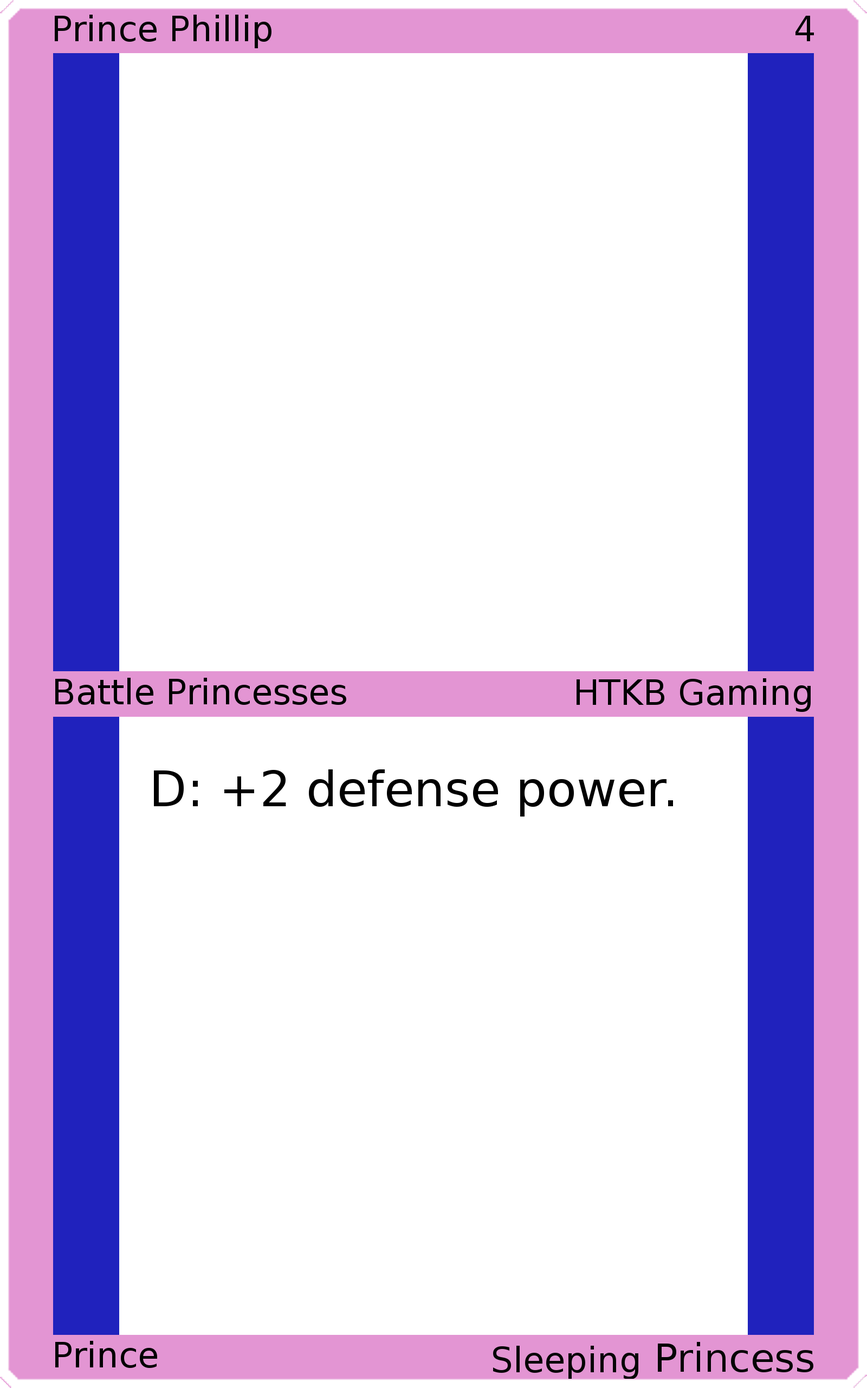
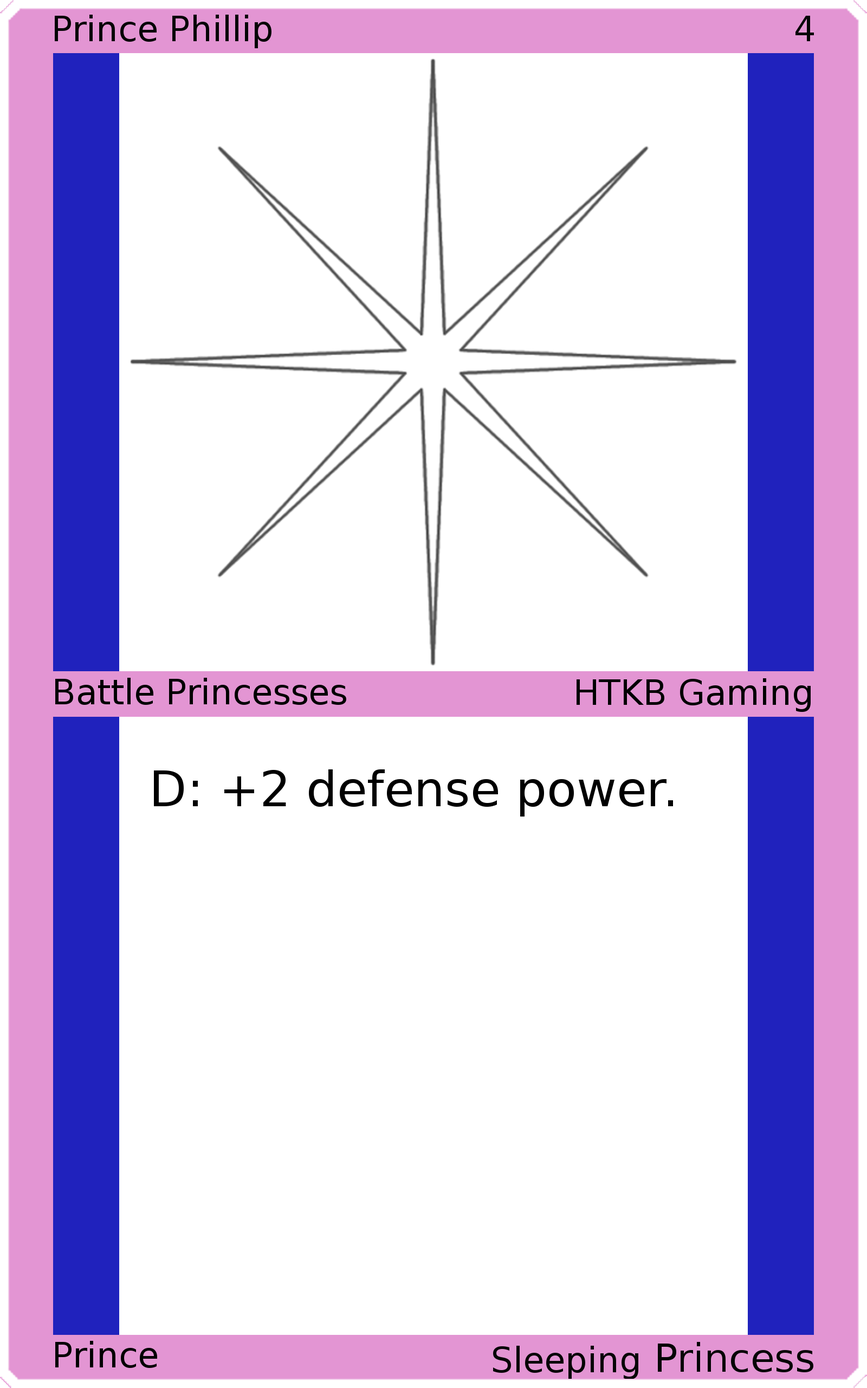
Layers edited between the first and the second 867 x 1388 image:
added layer "Art" above "Top Background" over <box>129,57,738,666</box>
